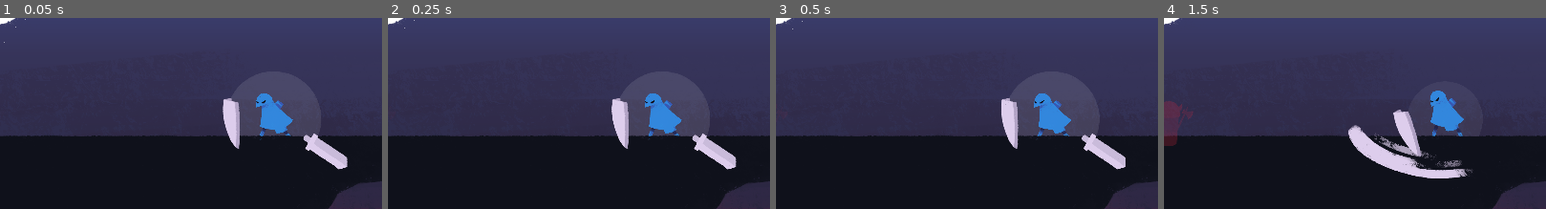
Above: before the commit, frames 1-4 (left to right).
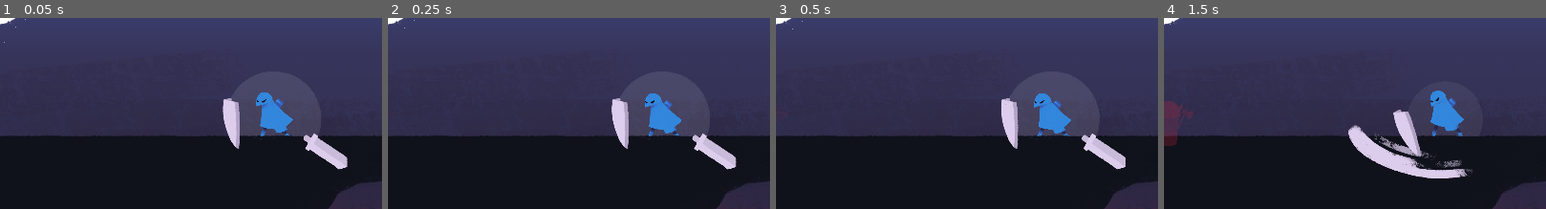
Above: after the commit, the same moments.

Repository: dannytaylor/ld50
Game: Godot game, scene res://300/Game-Danny.tscn
The game is run twice, just before and just after one commit, with the same random seed, the same clock (stepped at 60 frames per second) and the same inputs. The engine's default icon, where the game draws it, is replaced by a stand-in: a white triangle on a blue panel in a dark square.
Inputs (mouse positions are % of the whole screen's width and height, from its top left):
- Up to frame 1 (0.05 s): no input
- Up to frame 2 (0.25 s): no input
- Up to frame 3 (0.5 s): no input
- Up to frame 4 (1.5 s): tap Enter at 0.5 s; move the mouse to (72, 45) at 0.52 s; press the mouse at (72, 45) at 0.53 s; move the mouse to (30, 55) at 1.27 s; release the mouse at (30, 55) at 1.28 s; click (30, 55) at 1.35 s
The pictures show only the part of the screen within x 12-62%, y 20-70%; the shares and areas given below are measured in that part.

The runs differ from the first frame. In frame 1, 0.2% of the frame differs, in the area x 67-77%, y 39-62%; in frame 2, nothing differs; in frame 3, nothing differs; in frame 4, nothing differs.

Commit message:
polish tweaks

Diff:
--- a/project/300/Arrow.gd
+++ b/project/300/Arrow.gd
@@ -10,7 +10,7 @@
 		die()
 
 func attack():
-	return
+	die()
 
 func die():
 	get_parent().queue_free()
--- a/project/300/Game-Danny.tscn
+++ b/project/300/Game-Danny.tscn
@@ -511,7 +511,7 @@
 z_index = -1
 frames = SubResource( 31 )
 animation = "idle"
-frame = 5
+frame = 4
 playing = true
 
 [node name="StaminaIndicator" type="Sprite" parent="PlayerPath/Player"]
--- a/project/300/Player.gd
+++ b/project/300/Player.gd
@@ -80,6 +80,9 @@
 	# if attack used up last of stamina
 	if $PlayerSprite.animation != "kneel":
 		$PlayerSprite.play("idle")
+
+	if dead: # if died during the timers
+		$PlayerSprite.play("death")
 
 func special():
 
@@ -131,7 +134,7 @@
 		$Shield.position.y += delta*64
 
 		if gameovertimer.is_stopped():
-			var ui_alpha = min(1.0,gameover.modulate.a+delta*2)
+			var ui_alpha = min(1.0,gameover.modulate.a+delta*4)
 			gameover.modulate.a = ui_alpha
 
 func move_shield(event: InputEventMouseMotion):
